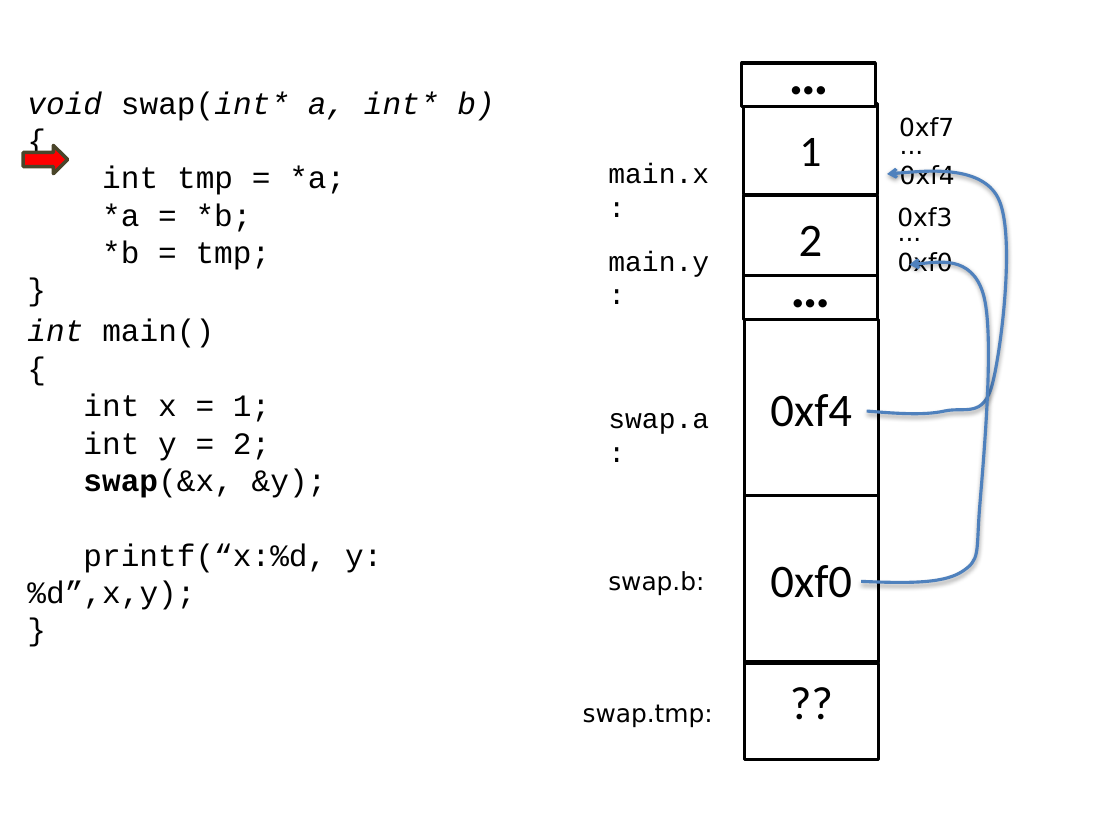
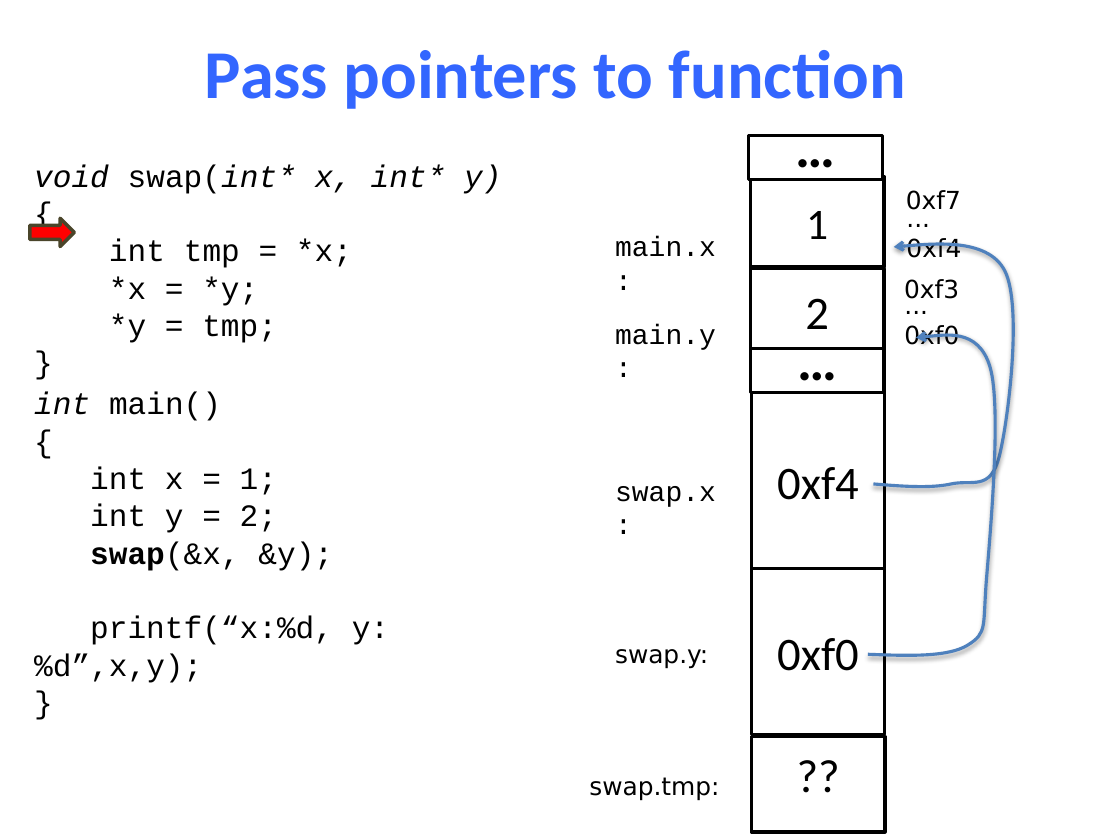
Before and after one commit to NYU-CSO/nyu-cso.github.io, a slide deck: slide 31 of notes/05-pointer_array.pptx (slide 33 before the commit). Drawn at 1120x840 pixels with LibreOffice and Linux fonts; fonts in the diff are those of the drawing. Boxes give left, top, right and bottom in pixels: in the first picture for what was removed or moved away, otherwise in the second. Text is boxed around its words. In the diff, an @@ line names an element or a change of style, - is before the commit and + after.

```diff
--- a/notes/05-pointer_array.pptx
+++ b/notes/05-pointer_array.pptx
@@ title added at <box>205,50,906,109</box>, 44 pt, text #3366FF, bold @@
+Pass pointers to function
@@ 7 texts, 6 rectangles, 2 freeform shapes: place and size @@
-7 texts, 6 rectangles, 2 freeform shapes at <box>27,63,1007,759</box>
+7 texts, 6 rectangles, 2 freeform shapes at <box>34,136,1014,832</box>
@@ text at <box>34,164,501,194</box>: text changed @@
-void swap(int* a, int* b)
+void swap(int* x, int* y)
@@ text "...": place and size @@
-text "..." at <box>900,165,955,185</box>
+text "..." at <box>906,238,961,258</box>
@@ 1 text, 1 rectangle, 1 right arrow: place and size @@
-1 text, 1 rectangle, 1 right arrow at <box>24,146,953,319</box>
+1 text, 1 rectangle, 1 right arrow at <box>30,218,959,392</box>
@@ text at <box>109,239,352,343</box>: text changed @@
-int tmp = *a;
-*a = *b;
-*b = tmp;
+int tmp = *x;
+*x = *y;
+*y = tmp;
@@ text at <box>615,486,716,507</box>: text changed @@
-swap.a:
+swap.x:
@@ text at <box>615,649,708,669</box>: text changed @@
-swap.b:
+swap.y:
```
Also in this commit, not shown: 26 other slides changed, 9 slides added, 111 slides removed, 3 other files.
